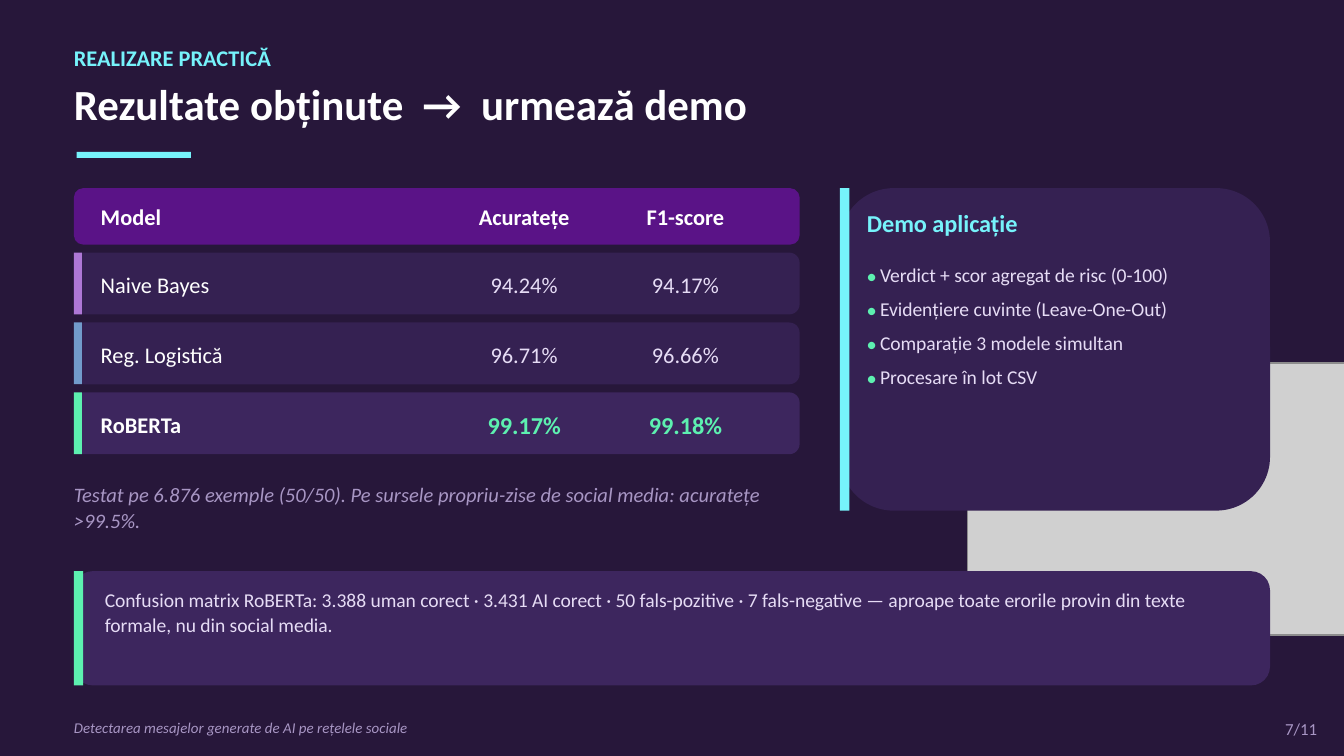
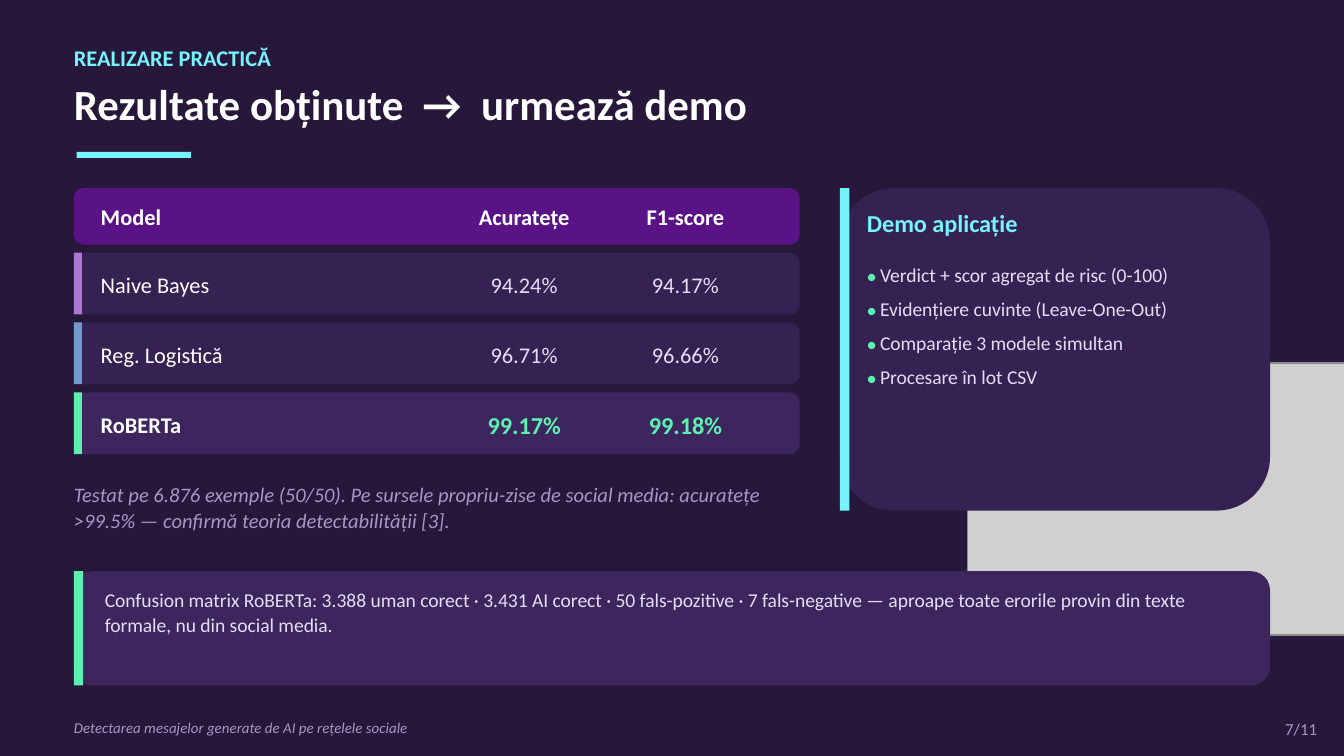
Before and after one commit to viobianca-stack/licenta, a slide deck: slide 7 of Prezentare_Licenta_Gheorghe_Bianca.pptx. Drawn at 1344x756 pixels with LibreOffice and Linux fonts; fonts in the diff are those of the drawing; grey boxes stand for pictures. Boxes give left, top, right and bottom in pixels: in the first picture for what was removed or moved away, otherwise in the second. Text is boxed around its words. In the diff, an @@ line names an element or a change of style, - is before the commit and + after.

```diff
--- a/Prezentare_Licenta_Gheorghe_Bianca.pptx
+++ b/Prezentare_Licenta_Gheorghe_Bianca.pptx
@@ text at bbox=[74, 487, 759, 532]: text changed @@
-Testat pe 6.876 exemple (50/50). Pe sursele propriu-zise de social media: acuratețe >99.5%.
+Testat pe 6.876 exemple (50/50). Pe sursele propriu-zise de social media: acuratețe >99.5% — confirmă teoria detectabilității [3].
```
Also in this commit, not shown: 4 other slides changed, 1 other file.
